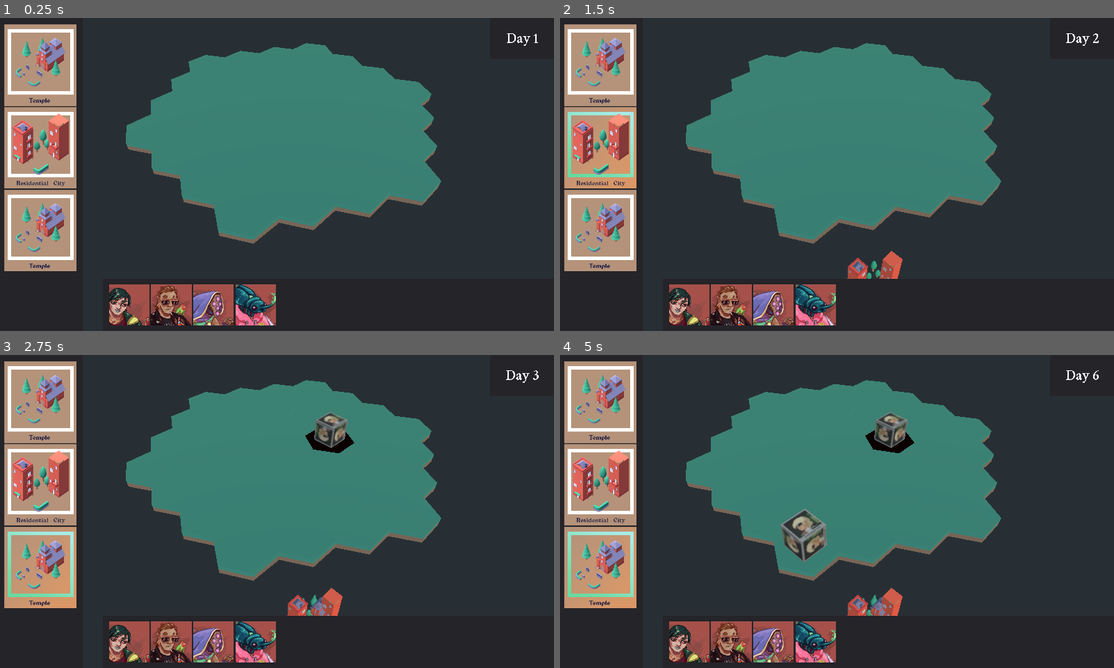
Above: before the commit, frames 1-4 (two rows, left to right).
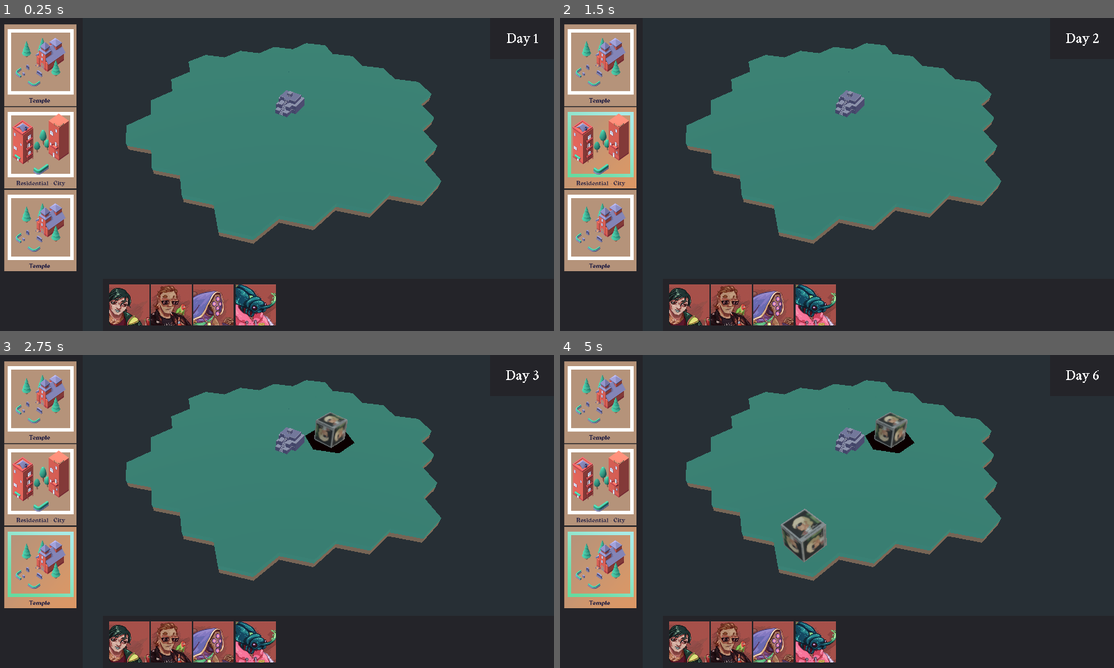
Above: after the commit, the same moments.

Repository: SudoCat/LDJAM51
Game: Godot game, scene res://scenes/grid.tscn
Same seed, same stepped clock (60 frames per second), same inputs: the game is played once before the commit and once after it.
Inputs (mouse positions are in pixels of both pictures, inside the frame that each line leads up to):
- Up to frame 1 (0.25 s): no input
- Up to frame 2 (1.5 s): click (598, 64) at 0.5 s; click (598, 146) at 1.27 s
- Up to frame 3 (2.75 s): click (38, 567) at 2.02 s
- Up to frame 4 (5 s): click (598, 401) at 2.75 s; click (598, 483) at 3.52 s; click (598, 567) at 4.27 s

The runs differ from the first frame. In frame 1, 0.3% of the frame differs, in the area x 49-55%, y 23-32%; in frame 2, 0.8%; in frame 3, 0.9%, in the area x 49-64%, y 23-84%; in frame 4, 0.9%.

Commit message:
fix rando building

Diff:
--- a/scenes/Player.gd
+++ b/scenes/Player.gd
@@ -88,7 +88,8 @@
 
 func select_card(card_index):
 	selected_card_index = card_index
-	spawn_card_preview()
+	if is_human:
+		spawn_card_preview()
 
 func get_selected_card():
 	if selected_card_index == -1:
@@ -107,6 +108,7 @@
 func remove_card_preview():
 	preview_building.queue_free()
 	preview_building = null
+	$Preview.transform.origin = Vector3(100, 100, 100)
 
 
 
--- a/scenes/grid/Plot.gd
+++ b/scenes/grid/Plot.gd
@@ -113,9 +113,7 @@
 	tween.start()
 
 func build(card: Card):
-	if !is_claimed:
-		return
-
+	is_claimed = true
 	var instance: Spatial = card.building.instance()
 	add_child(instance)
 	anchor_building_to_plot(instance)
